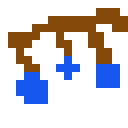
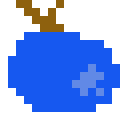
Before/after of a 128 × 128 layered artwork. What changed in the layer stack:
painted on "Layer 1" over [8,0,128,112]
